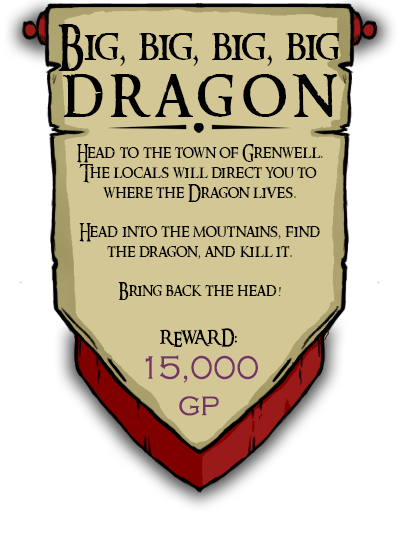
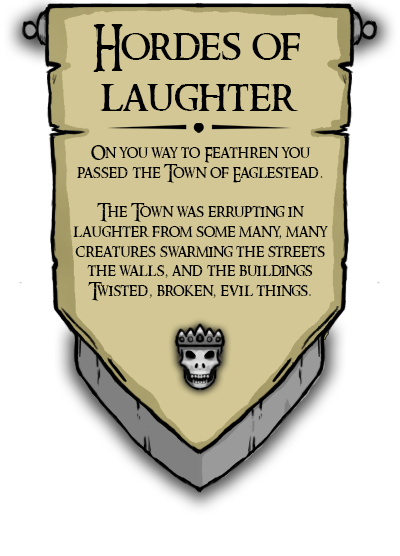
Before/after of a (400, 556) layered artwork. What changed in the layer stack:
added group "shadowquest1" with 6 layers in group "Quests" over box(73, 24, 328, 399)
added layer "Layer 26" in group "shadowquest1" over box(167, 318, 233, 399)
added layer "On you way to Feathren you passed the Town of Eaglestead. The" in group "shadowquest1" over box(73, 145, 328, 301)
added layer "Hordes of laughter" in group "shadowquest1" over box(93, 24, 300, 111)
hid group "Monster Quest1" (4 layers) over box(58, 24, 340, 416)
hid group "Red Accent" (2 layers) over box(23, 13, 378, 501)
showed group "Silver Accent" (2 layers) over box(23, 13, 378, 501)
